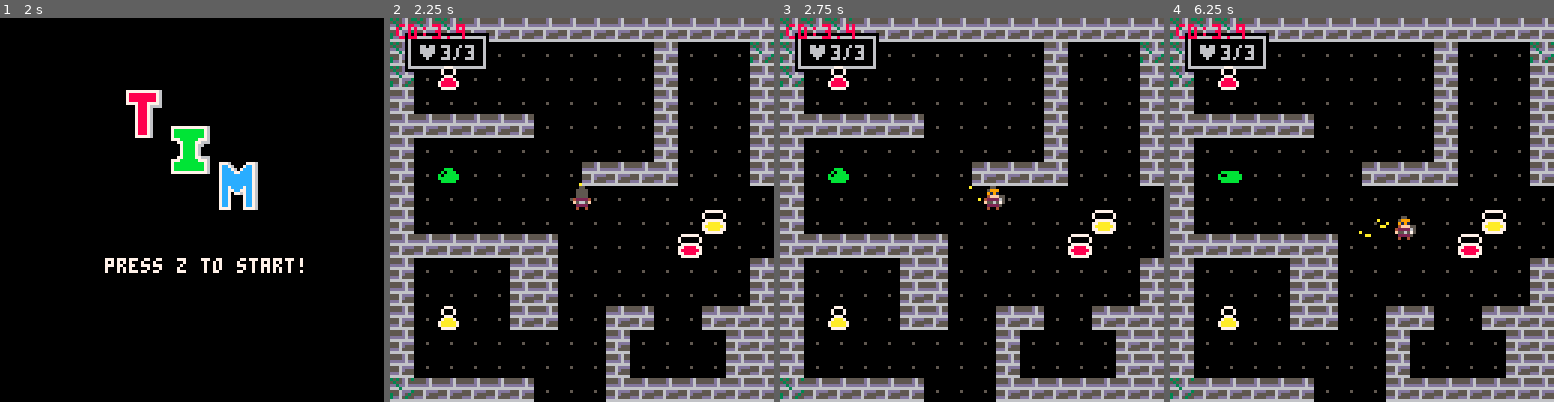
Above: before the commit, frames 1-4 (left to right).
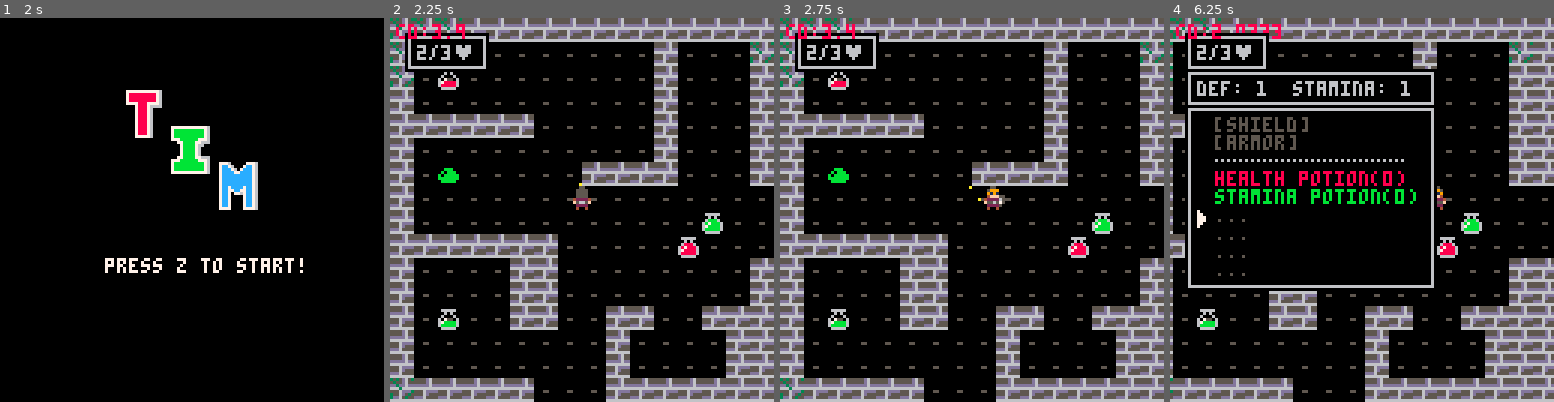
Above: after the commit, the same moments.

Repository: JestMiggles/CS477-TIM
Game: PICO-8 cartridge mytim.p8
Same seed, same stepped clock (60 frames per second), same inputs: the game is played once before the commit and once after it.
Inputs:
- Up to frame 1 (2 s): tap X (X key) at 0.33, 1.07, 1.85 s; tap O (Z key) at 0.7, 1.7 s; hold Right from 1.6 s (still down)
- Up to frame 2 (2.25 s): release Right at 2.1 s; tap O (Z key) at 2.1 s; hold Up from 2.15 s (still down)
- Up to frame 3 (2.75 s): release Up at 2.42 s; hold Right from 2.47 s (still down); tap O (Z key) at 2.5 s
- Up to frame 4 (6.25 s): tap O (Z key) every 0.4 s from 2.9 to 6.1 s; tap X (X key) at 2.97, 4.08, 5.2 s; release Right at 3.03 s; hold Left 3.08-3.58 s; hold Down 3.63-3.97 s; hold Right 4.02-4.68 s; hold Up 4.73-5.03 s; hold Left 5.08-5.68 s; hold Down 5.73-6.03 s; hold Right from 6.08 s (still down)

Frame 1 is identical in both runs. In frame 2, 2.3% of the frame differs, in the area x 7-97%, y 7-98%; in frame 3, 2.3%; in frame 4, 34%, in the area x 0-100%, y 0-100%.

Commit message:
Update mytim.p8

Diff:
--- a/mytim.p8
+++ b/mytim.p8
@@ -19,7 +19,11 @@
     update_pickups()
   elseif state == "over" then
     game_over()
-  end
+  elseif state == "inv" then
+    drawind()
+  	 update_inv()
+  end
+
 
 end
 
@@ -61,22 +65,23 @@
   t = 0
 
   inv,eqp={},{}
-  inv[1] = "weapon"
-  inv[2] = "shield"
-  eqp[1] = "potion"
-  eqp[2] = "potion"
-  eqp[3] = "potion"
-  eqp[4] = "potion"
-  eqp[5] = "potion"
-  eqp[6] = "potion"
+  eqp[1] = "health potion"
+  eqp[2] = "stamina potion"
+  hpp = 0
+  spp = 0
+  hp = 2
+  hpmax = 3
+  sp = 2
+  spmin = 0
   itm_name={"broad sword","leather armor","red potion"}
 
   wind={}
-
+  timer = 0
+  txt,col = {},{}
 
   camdash = pl.dash+3
 
-  hpwind=add_wind(5,5,28,13,{"♥3/3"})
+  hpwind=addwind(5,5,28,13,{hp.."/"..hpmax.."♥"})
 
   part={}
 
@@ -144,8 +149,10 @@
  move_mnu(invwind)
  if btnp(❎) then
   _upd=update_game
+  state = "game"
   invwind.dur=0
   statwind.dur=0
+  timer = 5
  end
 end
 
@@ -160,7 +167,6 @@
   for m in all(mob) do
     drawspr(getframe(m.ani),m.x*8,m.y*8,20,false)
   end
-  drawind()
 end
 
 function draw_player()
@@ -282,9 +288,11 @@
   if tle == 23 or tle == 24 then
     --health
     mset(x,y,8)
+    hnum += 1
   elseif tle == 39 or tle == 40 then
     --damageboost
     mset(x,y,8)
+    snum += 1
   end
 end
 
@@ -306,59 +314,15 @@
 
   return hit
 end
-
-function add_wind(_x,_y,_w,_h,_txt)
-  local w={x=_x,
-           y=_y,
-           w=_w,
-           h=_h,
-           txt=_txt}
-  add(wind,w)
-  return w
-end
-
-function draw_wind()
-  for w in all(wind) do
-    local wx,wy,ww,wh=w.x,w.y,w.w,w.h
-    rectfill2(wx,wy,ww,wh,0)
-    rect(wx+1,wy+1,wx+ww-2,wy+wh-2,6)
-    wx+=4
-    wh+=4
-    clip(wx,wy,ww-8,wh-8)
-    for i=1,#w.txt do
-      local txt=w.txt[i]
-      print(txt,wx,wy,6)
-      wy+=6
-    end
-    clip()
-
-    if w.dur!=nil then
-    w.dur-=1
-    if w.dur<=0 then
-    local dif=w.h/4
-    w.y+=dif/2
-    w.h-=dif
-    if w.h<3 then
-     del(wind,w)
-    end
-   end
-  else
-   if w.butt then
-    oprint8("❎",wx+ww-15,wy-1+sin(time()),6,0)
-   end
-  end
- end
-end
-
 -->8
 -- pickups
 function init_pickups()
 
   pu = {}
-  add(pu, {s=23, x = 2, y=2})
-  add(pu, {s=24, x = 12, y=9})
-  add(pu, {s=39, x = 2, y=12})
-  add(pu, {s=40, x = 13, y=8})
+  add(pu, {s=25, x = 2, y=2, v=1})
+  add(pu, {s=26, x = 12, y=9, v=2})
+  add(pu, {s=41, x = 2, y=12, v=21})
+  add(pu, {s=42, x = 13, y=8, v=22})
 end
 
 function update_pickups()
@@ -370,6 +334,15 @@
      if aabb_collide(
        px, py, pl.w, pl.h,
        p.x*8,p.y*8,8 ,8) then
+       if(p.v == 1) then
+         hpp += 1
+       elseif(p.v == 2) then
+         hpp += 2
+       elseif(p.v == 21) then
+         spp += 1
+       else
+         spp += 2
+       end
        del(pu,p)
      end
    end
@@ -382,6 +355,7 @@
     spr(p.s,p.x*8,p.y*8)
   end
   camera(0,0)
+  drawind()
 end
 
 function aabb_collide(
@@ -597,9 +571,14 @@
   pl.delay = max(0,pl.delay-1)
 
   --inventory
-  --if(btn(❎)) then
-  --  invmenu()
-  --end
+  if(timer <= 0) then
+    if(btn(❎)) then
+  		  invmenu()
+      state = "inv"
+    end
+  else
+    timer -= 1
+  end
 
 end
 
@@ -699,7 +678,7 @@
    end
    print(txt,wx,wy,c)
    if i==w.cur then
-    spr(255,wx-5+sin(time()),wy)
+    spr(5,wx-5+sin(time()),wy)
    end
    wy+=6
   end
@@ -724,27 +703,23 @@
 end
 
 function invmenu()
- //state="inv"
- local txt,col={},{}
+ state="inv"
+ txt,col={},{}
  _upd=update_inv
- for i=1,2 do
-  local itm,eqt=eqp[i]
-  if itm then
-   eqt=itm_name[itm]
-   add(col,6)
-  else
-   if i==1 then
-    eqt="[weapon]"
-   else
-    eqt="[armor]"
-   end
-   add(col,5)
-  end
-  add(txt,eqt)
- end
+ eqt="[shield]"
+ add(col,5)
+ add(txt,eqt)
+ eqt="[armor]"
+ add(col,5)
+ add(txt,eqt)
  add(txt,"……………………")
  add(col,6)
- for i=1,6 do
+ --add potion stuff
+ add(txt,"health potion("..hpp..")")
+ add(col,8)
+ add(txt,"stamina potion("..spp..")")
+ add(col,11)
+ for i=3,6 do
   local itm=inv[i]
   if itm then
    add(txt,itm_name[itm])
@@ -755,14 +730,165 @@
   end
  end
 
- invwind=addwind(5,17,84,62,txt)
+ invwind=addwind(5,29,84,62,txt)
  invwind.curmode=true
- invwind.cur=3
+ invwind.cur=5
  invwind.col=col
 
- statwind=addwind(5,5,84,13,{"atk: 1  def: 1"})
-
-end
+ statwind=addwind(5,17,84,13,{"def: 1  stamina: 1"})
+
+end
+
+function move_mnu(wnd)
+ if btnp(2) then
+  wnd.cur=max(1,wnd.cur-1)
+ elseif btnp(3) then
+  wnd.cur=min(#wnd.txt,wnd.cur+1)
+ elseif btnp(4) and
+        wnd.cur == 4 and
+        hpp > 0 and
+        hp < hpmax then
+  hpp -= 1
+  hp  += 1
+  addwind(5,5,28,13,{hp.."/"..hpmax.."♥"})
+  txt[4] = "health potion("..hpp..")"
+ elseif btnp(4) and
+        wnd.cur == 5 and
+        spp > 0 then
+  spp -= 1
+  txt[5] = "stamina potion("..spp..")"
+ end
+end
+…(130 lines of a section not shown)…
 
 
 
Not shown, changed: 141 lines of the sprite sheet (__gfx__) section of mytim.p8
Not shown, changed: the thumbnail (__label__) section of mytim.p8
